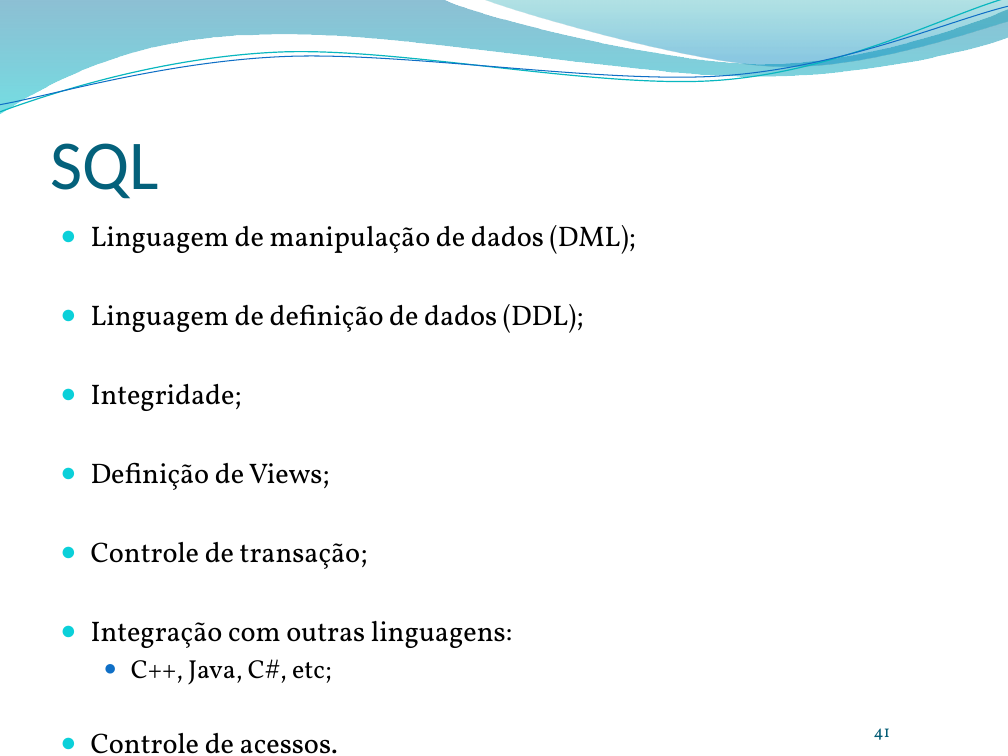
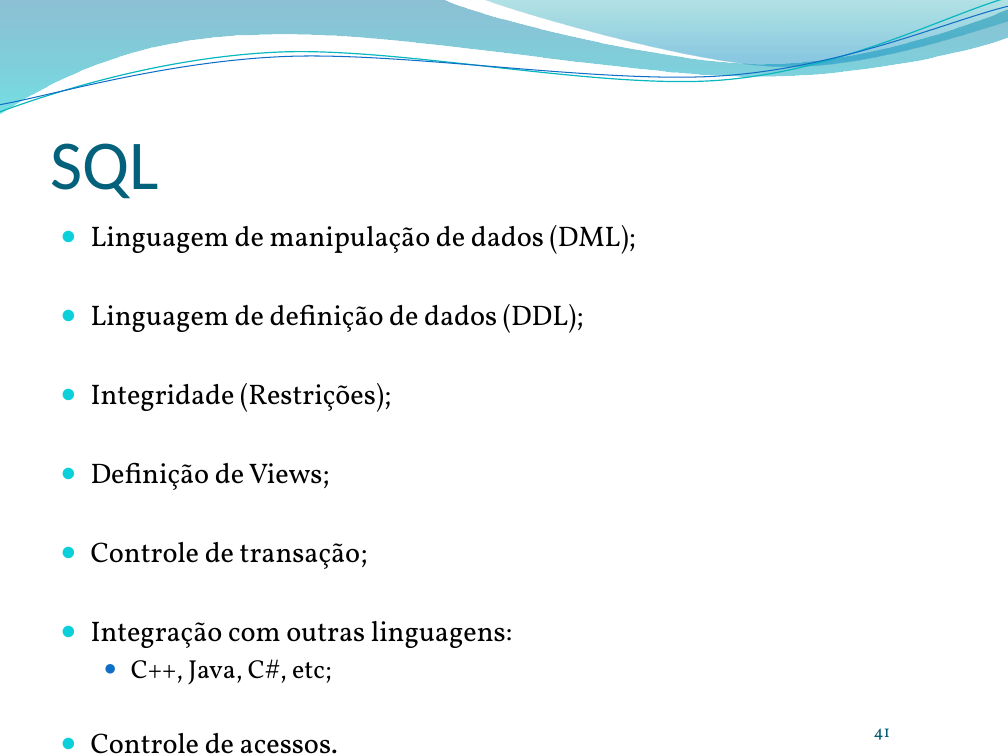
Before and after one commit to leonardopordeus/BD, a slide deck: slide 41 of Aula01.pptx. Drawn at 1008x756 pixels with LibreOffice and Linux fonts; fonts in the diff are those of the drawing; background and template pictures are left out. Boxes give left, top, right and bottom in pixels: in the first picture for what was removed or moved away, otherwise in the second. Text is boxed around its words. In the diff, an @@ line names an element or a change of style, - is before the commit and + after.

Commit message:
Alterações v2018

```diff
--- a/Aula01.pptx
+++ b/Aula01.pptx
@@ text at (91,383,391,412): text changed @@
-● Integridade;
+● Integridade (Restrições);
```
